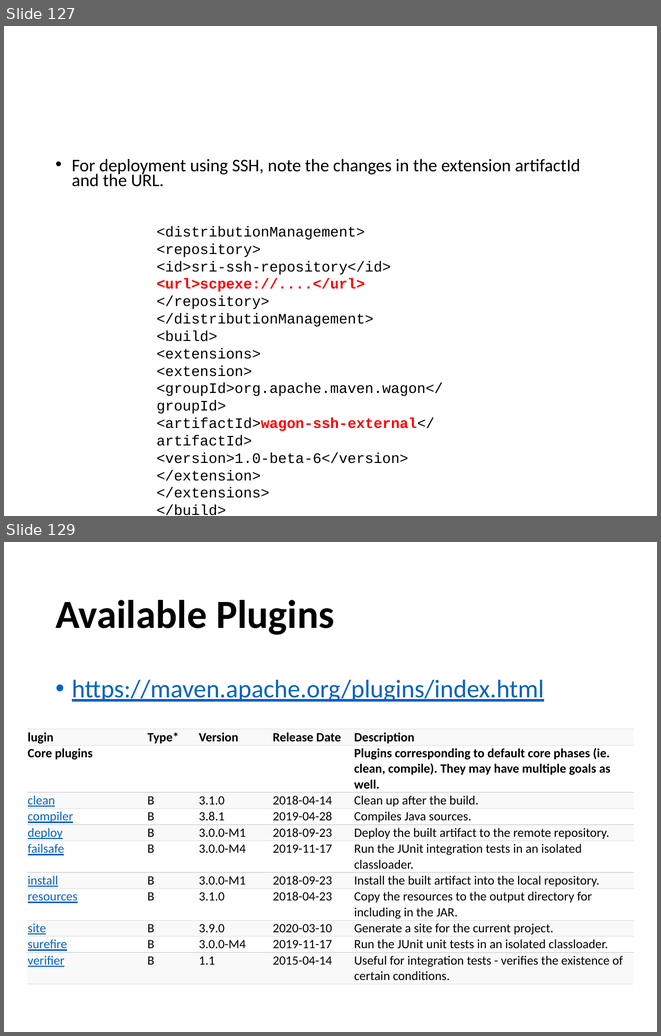
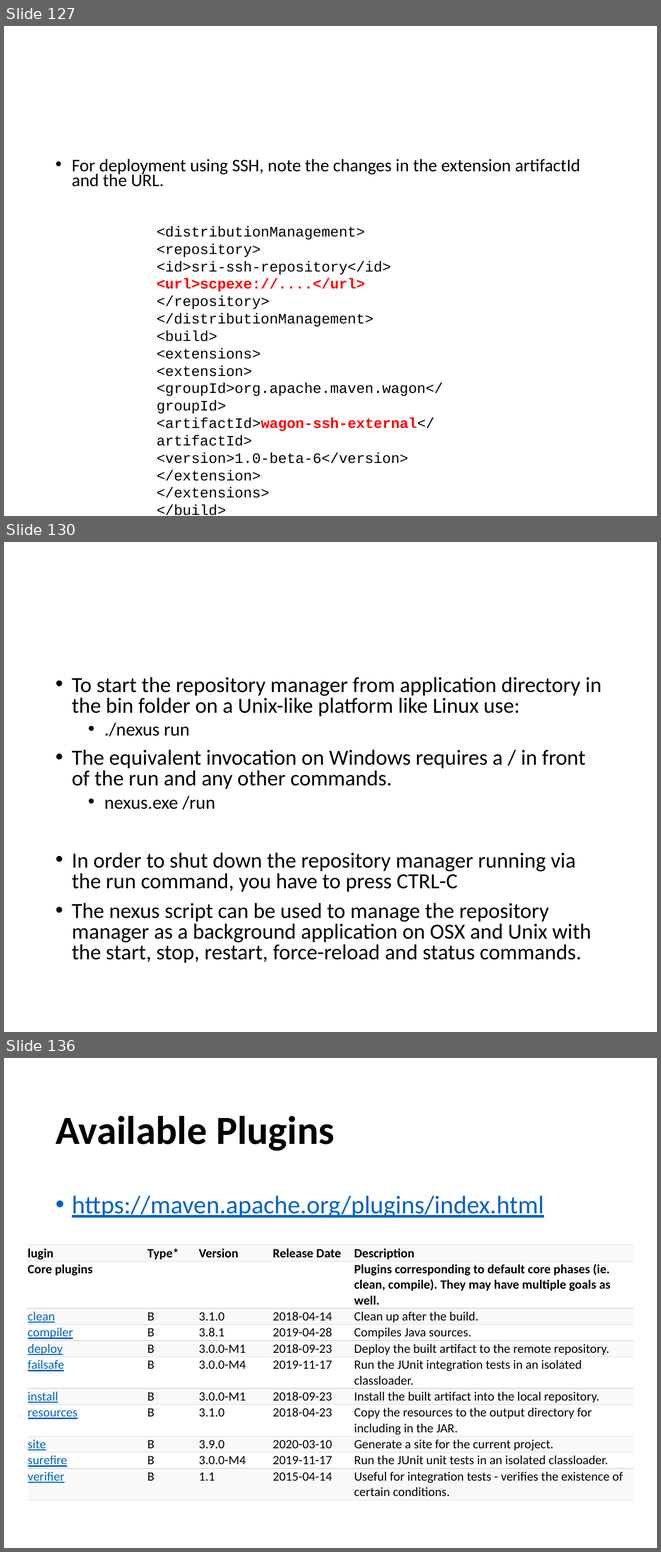
Before and after one commit to lawren43/mytest-repo, a slide deck: test-maven/doc/20191023-Maven Tutorial.pptx. Shown one above the other, each under a label of ours: slides 127 and 129 before the commit, slides 127, 130 and 136 after it; the slides between them are not shown. The pictures are 661x1036 and 661x1552 pixels, drawn with LibreOffice and Linux fonts; fonts in the diff are those of the drawing. Boxes give left, top, right and bottom in pixels: in the first picture for what was removed or moved away, otherwise in the second. Text is boxed around its words. In the diff, an @@ line names an element or a change of style, - is before the commit and + after.

```diff
--- a/test-maven/doc/20191023-Maven Tutorial.pptx
+++ b/test-maven/doc/20191023-Maven Tutorial.pptx
@@ slide 130 added at (x1=4, y1=542, x2=657, y2=1032), background #FFFFFF @@
@@ text added at (x1=72, y1=677, x2=602, y2=963), 23.8 pt, text #000000 @@
+• To start the repository manager from application directory in the bin folder on a Unix-like platform like Linux use:
+  • ./nexus run
+• The equivalent invocation on Windows requires a / in front of the run and any other commands.
+  • nexus.exe /run
+• In order to shut down the repository manager running via the run command, you have to press CTRL-C
+• The nexus script can be used to manage the repository manager as a background application on OSX and Unix with the start, stop, restart, force-reload and status commands.
@@ what was slide 129 is now slide 136 @@
```
Also in this commit, not shown: 3 slides changed, 22 other slides added, 4 other files.
